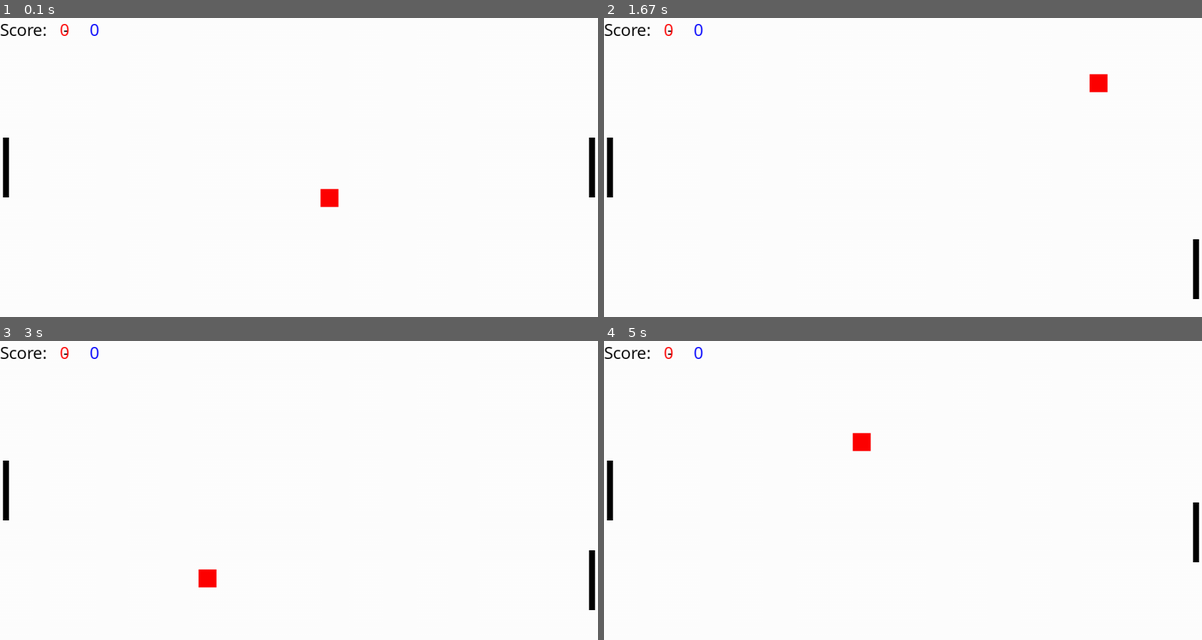
Above: before the commit, frames 1-4 (two rows, left to right).
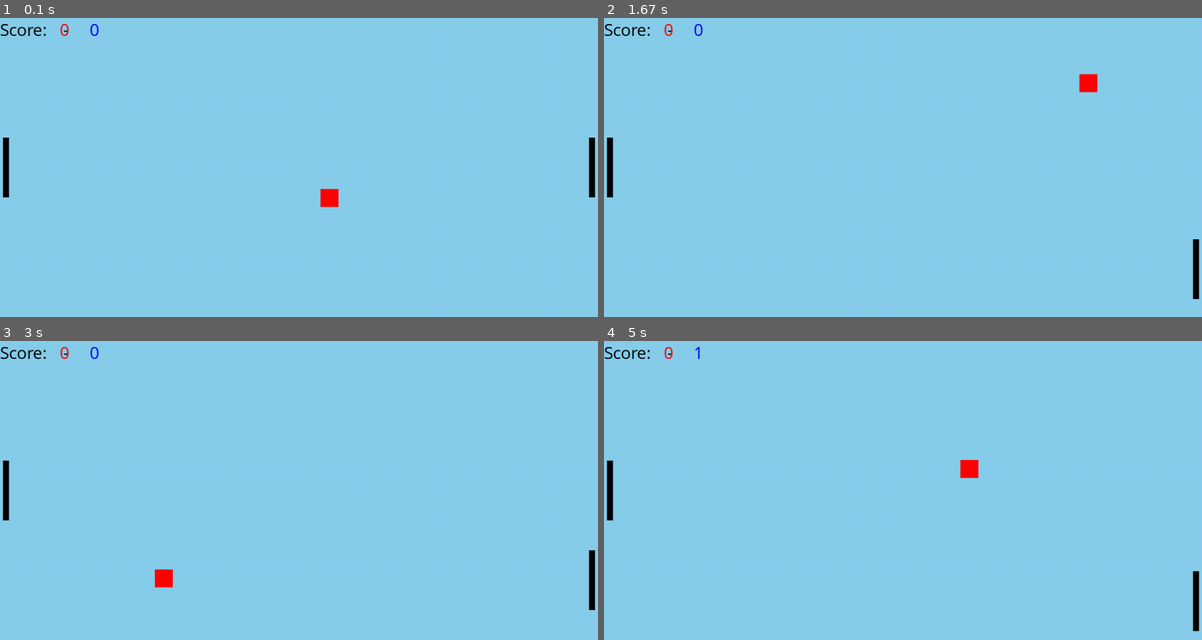
Above: after the commit, the same moments.

Repository: BLowdc/lowbh-python-classwork
Game: pygame game, started from Pygame/pong.py
Same seed, same stepped clock (60 frames per second), same inputs: the game is played once before the commit and once after it.
Inputs:
- Up to frame 1 (0.1 s): no input
- Up to frame 2 (1.67 s): hold Down 0.33-0.8 s; hold Up 0.83-1.2 s; hold Down 1.23-1.6 s; hold Up from 1.63 s (still down)
- Up to frame 3 (3 s): release Up at 1.93 s; hold Down 1.97-2.27 s; hold Up 2.3-2.67 s; hold Down from 2.7 s (still down)
- Up to frame 4 (5 s): release Down at 3.07 s; hold Up 3.1-3.4 s; hold Down 3.43-3.73 s; hold Up 3.77-4.13 s; hold Down 4.17-4.53 s; hold Up 4.57-4.87 s; hold Down from 4.9 s (still down)

The runs differ from the first frame. In frame 1, 99% of the frame differs, in the area x 0-100%, y 0-100%; in frame 2, 99%; in frame 3, 100%; in frame 4, 100%.

Commit message:
random v

Diff:
--- a/Pygame/pong.py
+++ b/Pygame/pong.py
@@ -1,4 +1,5 @@
 import pygame
+import random
 pygame.init()
 
 BLACK = (0, 0, 0)
@@ -6,10 +7,12 @@
 GREEN = (0, 255, 0)
 RED = (255, 0, 0)
 BLUE = (0, 0, 255)
-JDC = (100, 22, 200)
+JDC = (135,206,235)
 
-x, xV = 500, 3
-y, yV = 250, 3
+x = 500
+y = 250
+xV = 3
+yV = 3
 
 Ly = 200
 Ry = 200
@@ -89,13 +92,18 @@
     x += xV
     y += yV
     if x >= 955 and (Ry < (y + 15) < (Ry + 100)):
+        xV = random.random() * 2 + 3
+        xV = round(xV,3)
         xV *= -1
     if x <= 15 and (Ly < (y + 15) < (Ly + 100)):
-        xV *= -1
+        xV = random.random() * 2 + 3
+        xV = round(xV,3)
     if y >= 470 or y <= 0:
         yV *= -1
 
-    screen.fill(WHITE)
+    print(xV)
+
+    screen.fill(JDC)
     pygame.draw.rect(screen,RED,[x,y,30,30])
     pygame.draw.rect(screen,BLACK,[5,Ly,10,100])
     pygame.draw.rect(screen,BLACK,[985,Ry,10,100])
